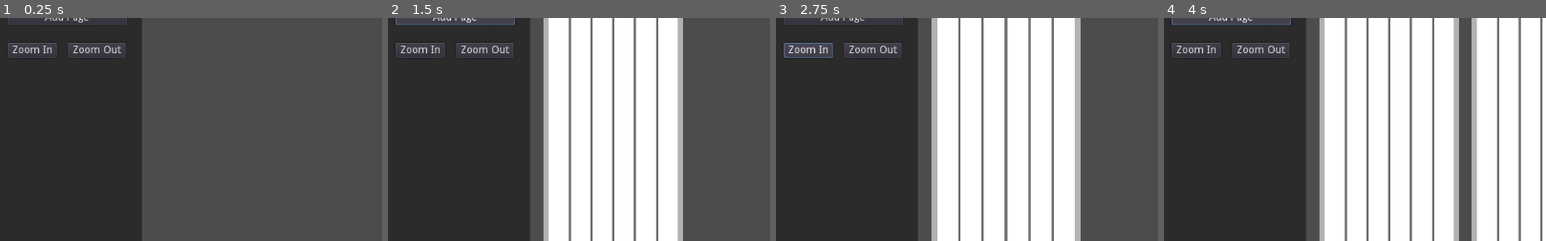
Above: before the commit, frames 1-4 (left to right).
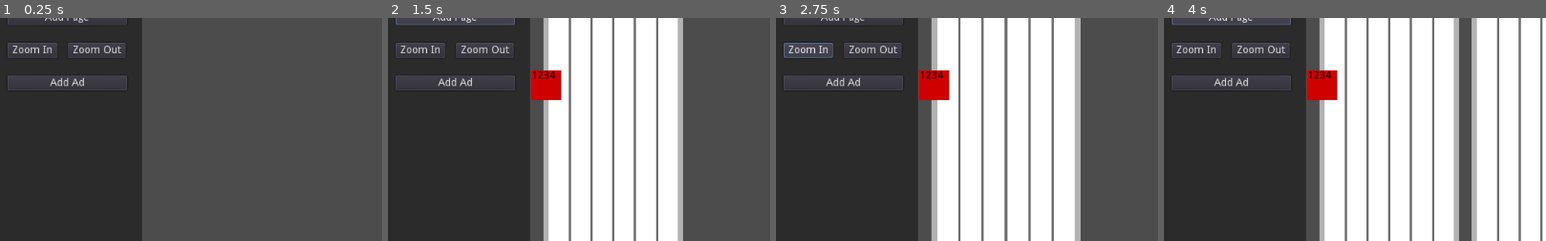
Above: after the commit, the same moments.

Repository: majormunky/GodotPageLayout
Game: Godot game, scene res://App.tscn
The game is run twice, just before and just after one commit, with the same random seed, the same clock (stepped at 60 frames per second) and the same inputs.
Inputs (mouse positions are % of the whole screen's width and height, from its top left):
- Up to frame 1 (0.25 s): no input
- Up to frame 2 (1.5 s): click (10, 20) at 0.5 s, where only the run after the commit has a clickable "Add Ad"; click "Add Page" at 1.25 s
- Up to frame 3 (2.75 s): click "Zoom In" at 2 s
- Up to frame 4 (4 s): click "Zoom Out" at 2.75 s; click "Add Page" at 3.5 s
The pictures show only the part of the screen within x 1-51%, y 5-55%; the shares and areas given below are measured in that part.

The runs differ from the first frame. In frame 1, 1.1% of the frame differs, in the area x 2-34%, y 26-33%; in frame 2, 2.2%, in the area x 2-46%, y 23-38%; in frame 3, 2.2%; in frame 4, 2.2%.

Commit message:
Setup add ad button to create an ad rect and place it on the screen

Diff:
--- a/App.gd
+++ b/App.gd
@@ -3,8 +3,11 @@
 
 onready var sidebar = $Sidebar
 onready var page_container = $PageContainer
+onready var ad_container = $AdContainer
 
 var Page = preload("res://Page.tscn")
+var AdRect = preload("res://AdRect.tscn")
+
 var sidebar_width: int
 const padding = 16
 var current_page_pos = Vector2()
@@ -62,3 +65,10 @@
 		scale = MIN_ZOOM
 	print("Current Scale: ", scale)
 	update_page_zoom()
+
+
+func _on_AddAdButton_pressed():
+	var new_ad = AdRect.instance()
+	new_ad.rect_position.x = 200
+	new_ad.rect_position.y = 100
+	ad_container.add_child(new_ad)
--- a/App.tscn
+++ b/App.tscn
@@ -73,8 +73,24 @@
 margin_bottom = 20.0
 text = "Zoom Out"
 
+[node name="MarginContainer3" type="MarginContainer" parent="Sidebar/VBoxContainer"]
+margin_top = 108.0
+margin_right = 200.0
+margin_bottom = 128.0
+custom_constants/margin_right = 20
+custom_constants/margin_left = 20
+
+[node name="AddAdButton" type="Button" parent="Sidebar/VBoxContainer/MarginContainer3"]
+margin_left = 20.0
+margin_right = 180.0
+margin_bottom = 20.0
+text = "Add Ad"
+
 [node name="PageContainer" type="Node" parent="."]
+
+[node name="AdContainer" type="Node" parent="."]
 
 [connection signal="pressed" from="Sidebar/VBoxContainer/MarginContainer/AddPageButton" to="." method="_on_Button_pressed"]
 [connection signal="pressed" from="Sidebar/VBoxContainer/MarginContainer2/HBoxContainer/ZoomInButton" to="." method="_on_ZoomInButton_pressed"]
 [connection signal="pressed" from="Sidebar/VBoxContainer/MarginContainer2/HBoxContainer/ZoomOutButton2" to="." method="_on_ZoomOutButton2_pressed"]
+[connection signal="pressed" from="Sidebar/VBoxContainer/MarginContainer3/AddAdButton" to="." method="_on_AddAdButton_pressed"]
